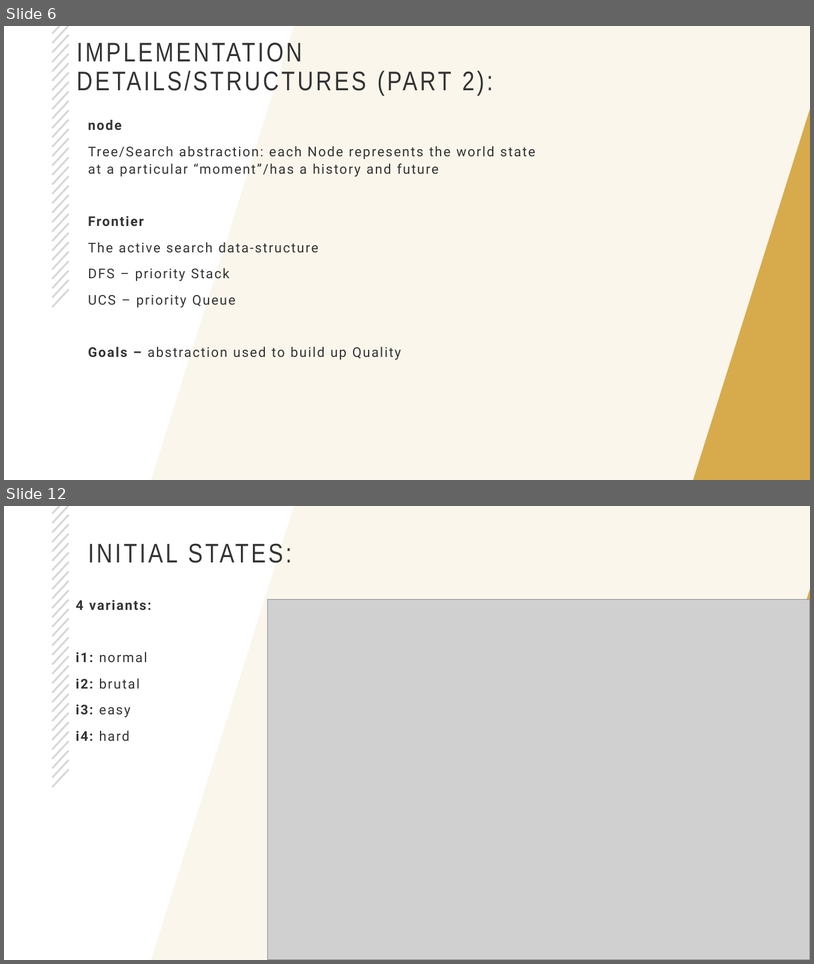
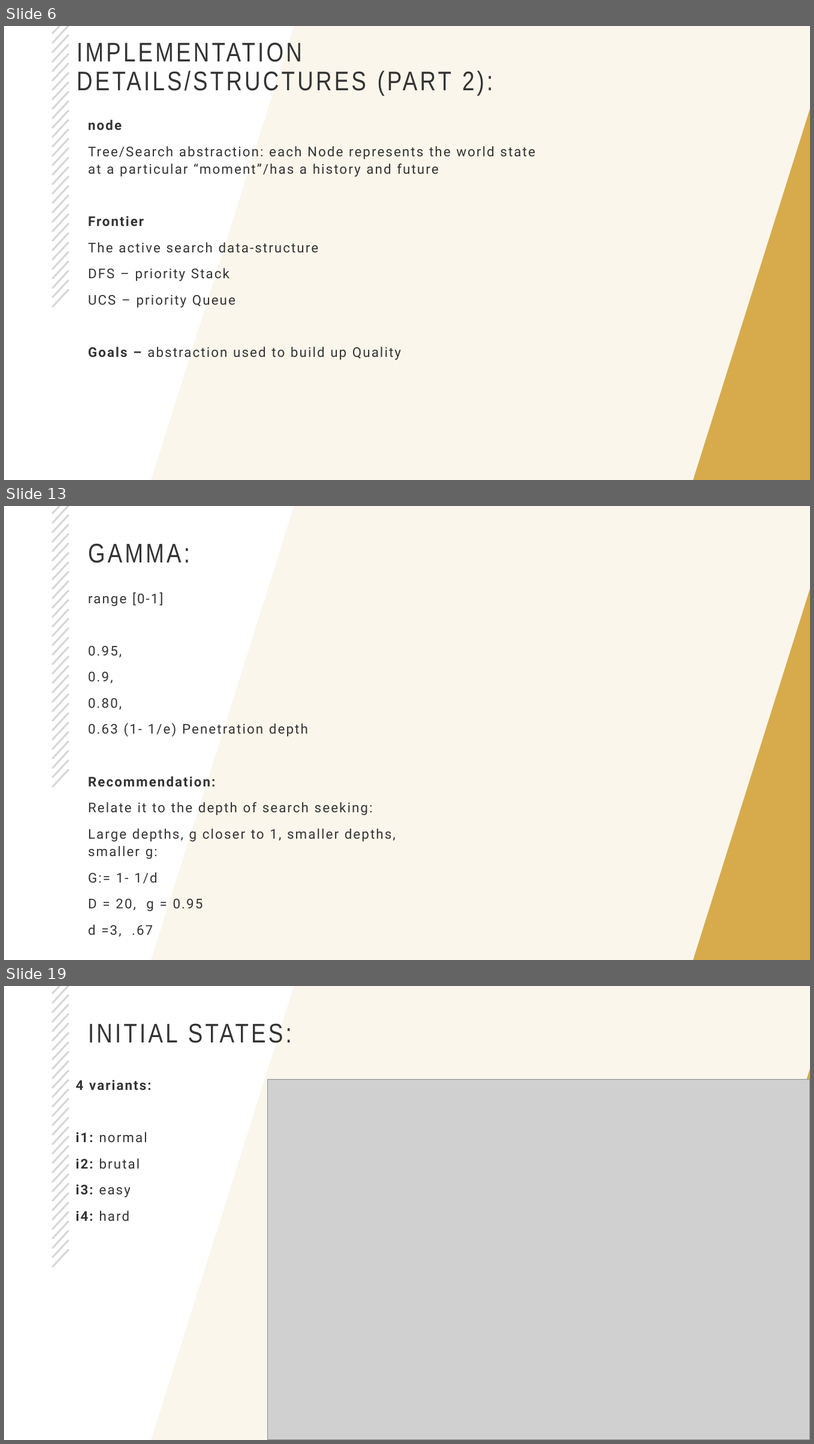
Before and after one commit to rich-java-dev/world-trade-ai-part1, a slide deck: CS5260-part1.pptx. Shown one above the other, each under a label of ours: slides 6 and 12 before the commit, slides 6, 13 and 19 after it; the slides between them are not shown. The pictures are 814x964 and 814x1444 pixels, drawn with LibreOffice and Linux fonts; fonts in the diff are those of the drawing; grey boxes stand for pictures; background and template pictures are left out. Boxes give left, top, right and bottom in pixels: in the first picture for what was removed or moved away, otherwise in the second. Text is boxed around its words. In the diff, an @@ line names an element or a change of style, - is before the commit and + after.

```diff
--- a/CS5260-part1.pptx
+++ b/CS5260-part1.pptx
@@ slide 13 added at [4, 506, 810, 960], background #FFFFFF; not listed: 32 template elements that a slide beside it also shows @@
@@ title added at [88, 543, 190, 563], 32 pt, text #333333 @@
+GAMMA:
@@ text added at [88, 592, 396, 936], 16 pt, text #333333 @@
+range [0-1]
+0.95,
+0.9,
+0.80,
+0.63 (1- 1/e) Penetration depth
+Recommendation:
+Relate it to the depth of search seeking:
+Large depths, g closer to 1, smaller depths, smaller g:
+G:= 1- 1/d
+D = 20, g = 0.95
+d =3, .67
@@ what was slide 12 is now slide 19 @@
```
Also in this commit, not shown: 3 slides changed, 15 other slides added, 5 slides removed, 15 other files.
